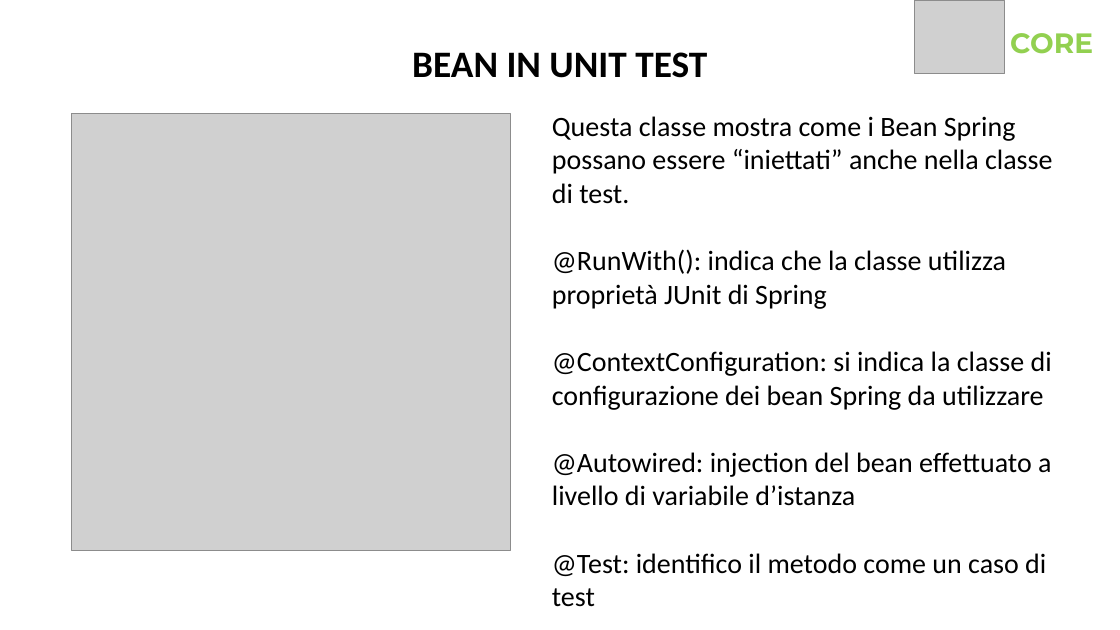
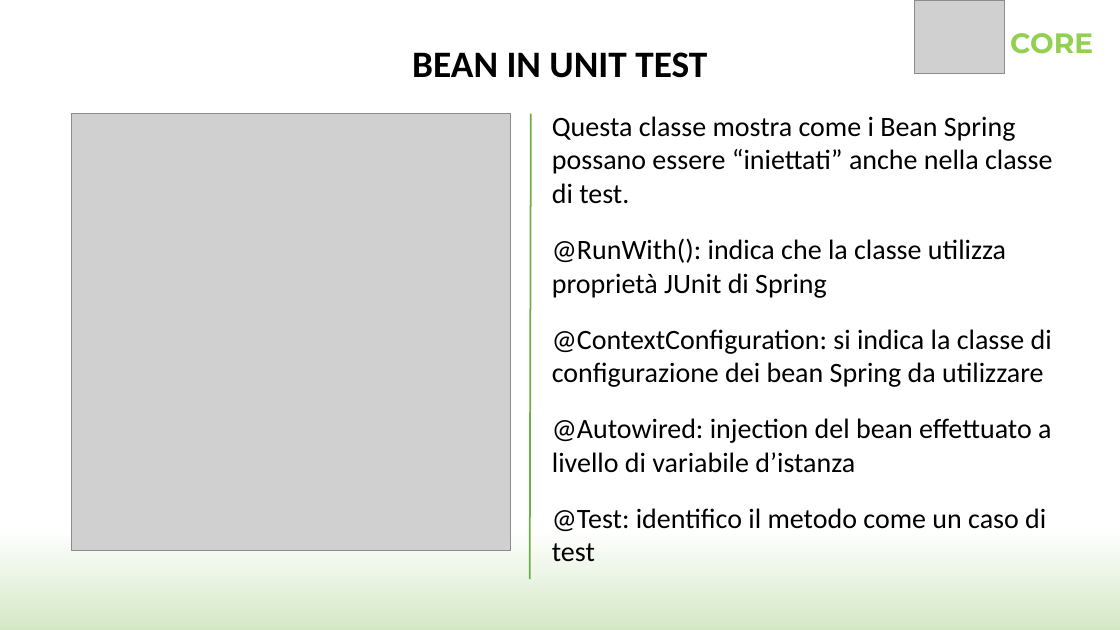
Before and after one commit to SimoneCas/java, a slide deck: slide 17 of SpringSample/Spring.pptx (slide 20 before the commit). Drawn at 1120x630 pixels with LibreOffice and Linux fonts; fonts in the diff are those of the drawing; grey boxes stand for pictures; background and template pictures are left out. Boxes give left, top, right and bottom in pixels: in the first picture for what was removed or moved away, otherwise in the second. Text is boxed around its words. In the diff, an @@ line names an element or a change of style, - is before the commit and + after.

Commit message:
ultimate slide per workshop Spring

```diff
--- a/SpringSample/Spring.pptx
+++ b/SpringSample/Spring.pptx
@@ background #FFFFFF to gradient #FFFFFF to #D4E8C6 @@
@@ line added from (531, 113) to (530, 579), #70AD47 1.5 pt @@
@@ text "Questa classe mostra come i ..." rewrapped from bbox=[552, 116, 1052, 607] to bbox=[552, 116, 1052, 562] @@
```
Also in this commit, not shown: 24 other slides changed, 33 slides added, 11 slides removed.
